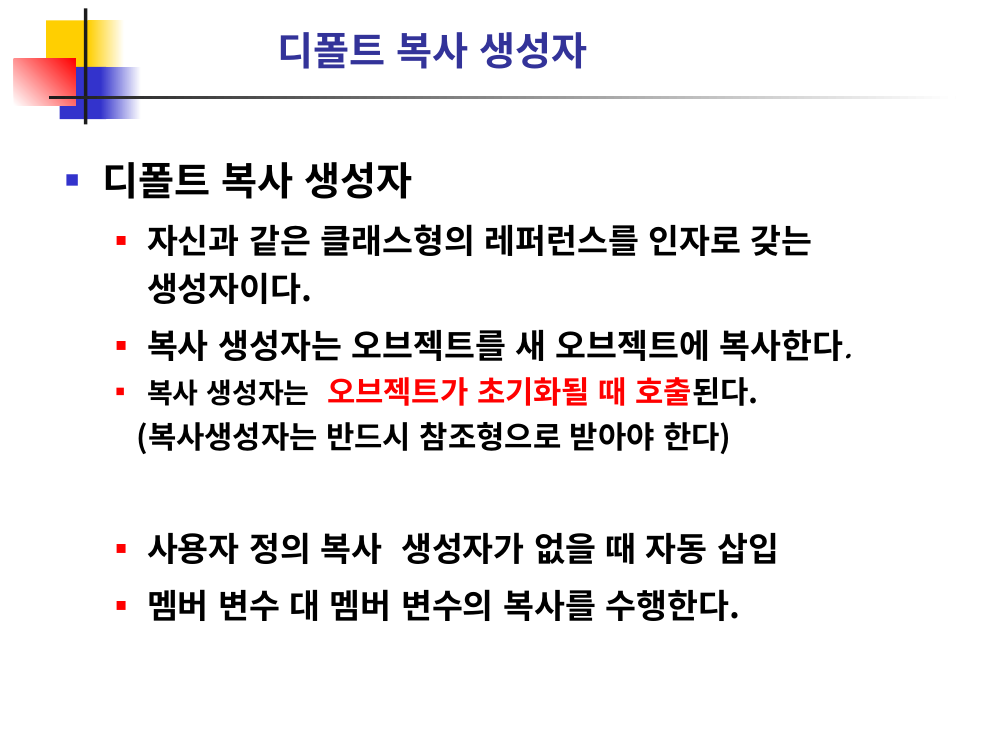
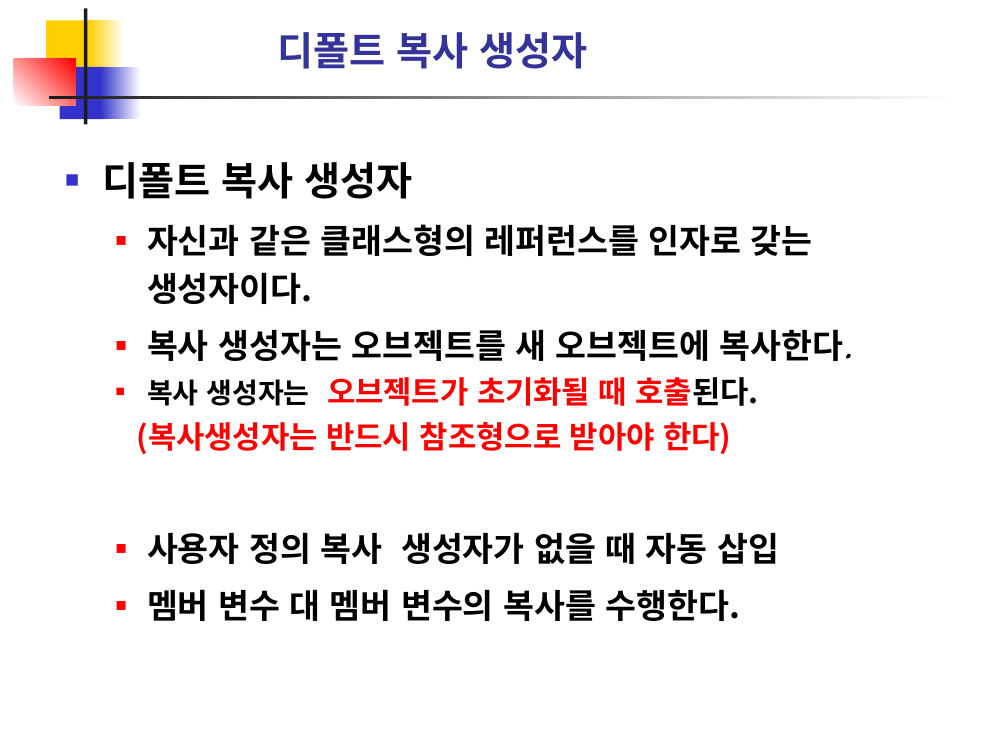
Before and after one commit to csyouk/C_OOP, a slide deck: slide 33 of workshop-materials/20_객체지향.ppt. Drawn at 1008x756 pixels with LibreOffice and Linux fonts; fonts in the diff are those of the drawing. Boxes give left, top, right and bottom in pixels: in the first picture for what was removed or moved away, otherwise in the second. Text is boxed around its words. In the diff, an @@ line names an element or a change of style, - is before the commit and + after.

```diff
--- a/workshop-materials/20_객체지향.ppt
+++ b/workshop-materials/20_객체지향.ppt
@@ text at [137, 422, 731, 454]: text colour #000000 to #FF0000 in "(복사생성자는 반드시 참조형으로 받아야 한다)" @@
```
Also in this commit, not shown: 2 other slides changed, 12 other files.
